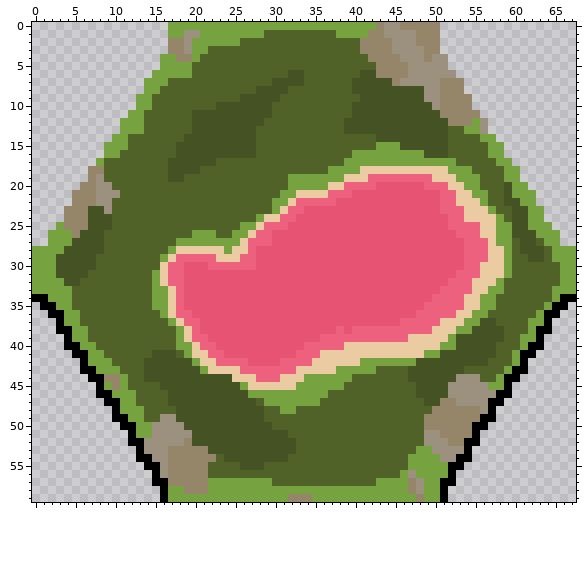
One commit to this sprite sheet: Images/TileSets/HexaRealm/Tiles/Lake Hillier.png. Above, as it was before the edit.
The file is 68x60 pixels.
Once edited:
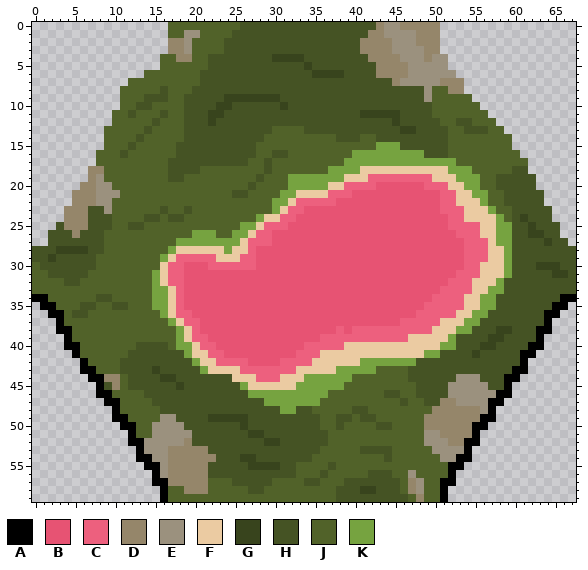
Palette (. is transparent): A #000000  B #e75373  C #ed607e  D #95866a  E #9b917e  F #ebcba2  G #38441d  H #455324  J #516229  K #76a340
Edits made:
Changed rows in their new state; - is an unchanged pixel.
first column x 0:
 0 -----------------JJJJJJJJJHHHHHHHHHHHHHHHHH-------------------------
 1 -----------------JJ--JJJJHHHHHHHHHHHHHHHHH--------------------------
 2 --------------------JJJJHHHHHHHHHHHHHHHHH---------------------------
 3 --------------------JJ--HHHHHHHHHHHHHHHHH---------------------------
 4 ----------------JJ--J-HHHHHHHHGGGGHHHHHHHH--------------------------
 5 ----------------JJJJ--HHHHHHHHHHHHGHHHHHHHH-------------------------
 6 --------------JJJJJJ-HHHHHHHHHHH--HGGGGHH---------------------------
 7 ------------JJJJJ----HHHHHHHHH----HHHHHH----------------------------
 8 -----------JJJJJH---HHHHHHHH----HHHHHHHH----------JJ----------------
 9 -----------JJJHHH--HHHHHGGGGGGGHHHHHHHHHH---------JJJJJ-------------
10 -----------JJHH----HHHHGG-----HGHHHHHHHH----------JJJJJJ------------
11 ----------JJHJ--H--H--GG------HHHHHHHHHH-GGGGG----JJJJJJJ-----------
12 ----------JJJJ-H---H--G------HHHHHHHHHH------G-----JJHHJJJ----------
13 ---------JJJJJH----H--------HH----HHHHH-------GG------HHHJJ---------
14 ---------JJJ-H--------------H---------HHH---------------JJJJ--------
15 ---------JJJH--------------------------------------------JJJ--------
16 --------JJJH------------------HH-------------------------JJJJ-------
17 --------J--------------HHHH--H----------------------------JJJJ------
18 -----------------------------H-----------------------------JHH------
19 ----------------------------H-----------------------------HHHHH-----
20 ---------------------------H------------------------------H-HHH-----
21 -------------------------HH---------------------------------HHHH----
22 -------------------------------------------------------------HHH----
23 ----------------H--H------------------------------------------HHH---
24 --------------HH-HH------------------------------------------GHHH---
25 ---H--------HH------------------------------------------------GHHH--
26 --HHH---------------------------------------------------------GGHH--
27 --HHH-------------------------------------------------------H--HGHH-
28 HHHGGGG-----------------------------------------------------H---HHHH
29 HHG---------------------------------------------------------HH--HHHH
30 JHH---------------------------------------------------------HHHGGGHH
31 JJH---------------------------------------------------------HHHHHGGH
32 JJJJ-------------------------------------------------------HHHHHHHHH
33 JJJJJ------------------------------------------------------HHHHHHHHH
34 --JJJ---HH------------------------------------------------HHHHHHHH--
35 ---JJ-HH--HH----------------------------------------------HHHHHHH---
36 ----JHH--------------------------------------------------HHHHHHH----
37 ----JJ----------------------------------------------------HHHHHH----
38 -----JJ---------------------------------------------------GGHHH-----
39 -----JJ--------------------------------------------------GGHHHH-----
40 ------JJ-----HHHH---------------------------------------GGHHHH------
41 ------JJJ---HHH---H------------------------------------G--HHH-------
42 -------JJJ-HHH-------------------------------------------HHHH-------
43 --------JJJHHH-G--------------------------------------HHHHHH--------
44 -----------JHH--GG--------------------------------------HHH---------
45 ---------H-JHHHH--G--------------------------------------HH---------
46 ----------JJJ-HHH---------------------------HH----------------------
47 -----------JJ--HH-----------H-----------------H---------------------
48 -----------JJJ--HH-----------HH--HH-----HH--------------------------
49 ------------JJ--------GGGGG--HHHHHHH--HH-HH-------------------------
50 -------------JJ-----------G---HHHHHH--H----HH-----------------------
51 -------------JJ------------GG---HHHHH-------------------------------
52 -----------------------------GG--HHHH-------------------------------
53 ---------------------------------HHH-----HHHH---JJ------------------
54 -----------------------H--GG----HHH---------H--JJJJ-----------------
55 ----------------------HHHH-GGGGHH----H---------JJJJJ----------------
56 ----------------------HHHHHHHHHHH---H-----HHH-J-JJJJ----------------
57 ----------------------JJJHHHHH----HH---HHHHHHHJ--JJ-----------------
58 -----------------JJ---JJJJJHHJJJJJJJJJHHHGGHHHJ--JJ-----------------
59 -----------------JJJJJJJJJJJJJJJJJJJJJHHHHHHHHHJ-JJ-----------------
